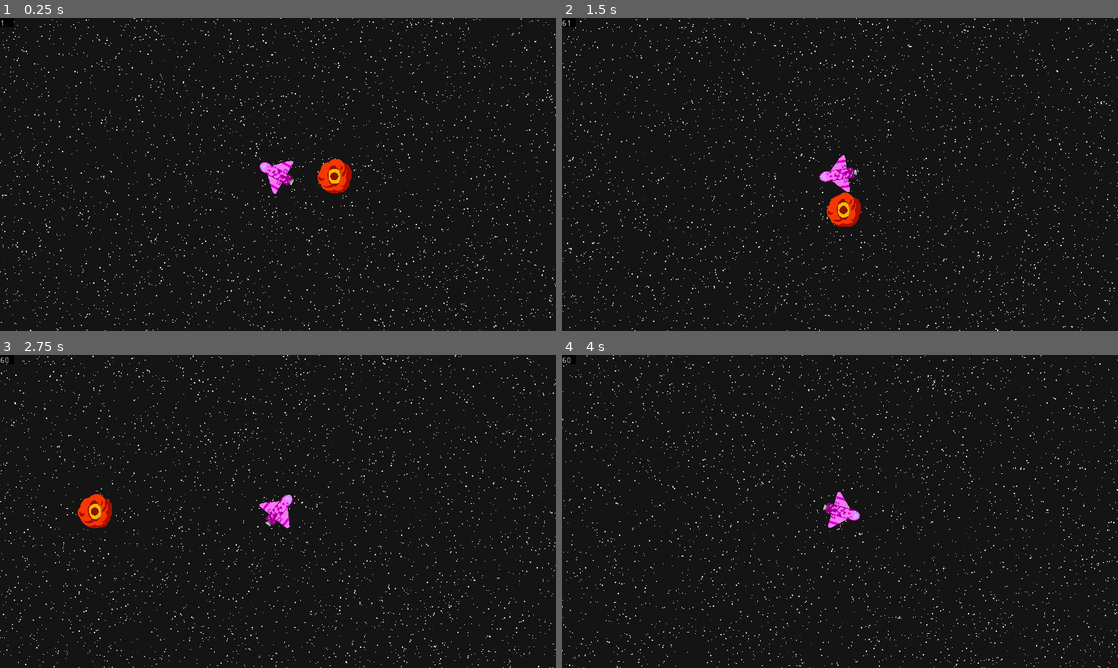
Above: before the commit, frames 1-4 (two rows, left to right).
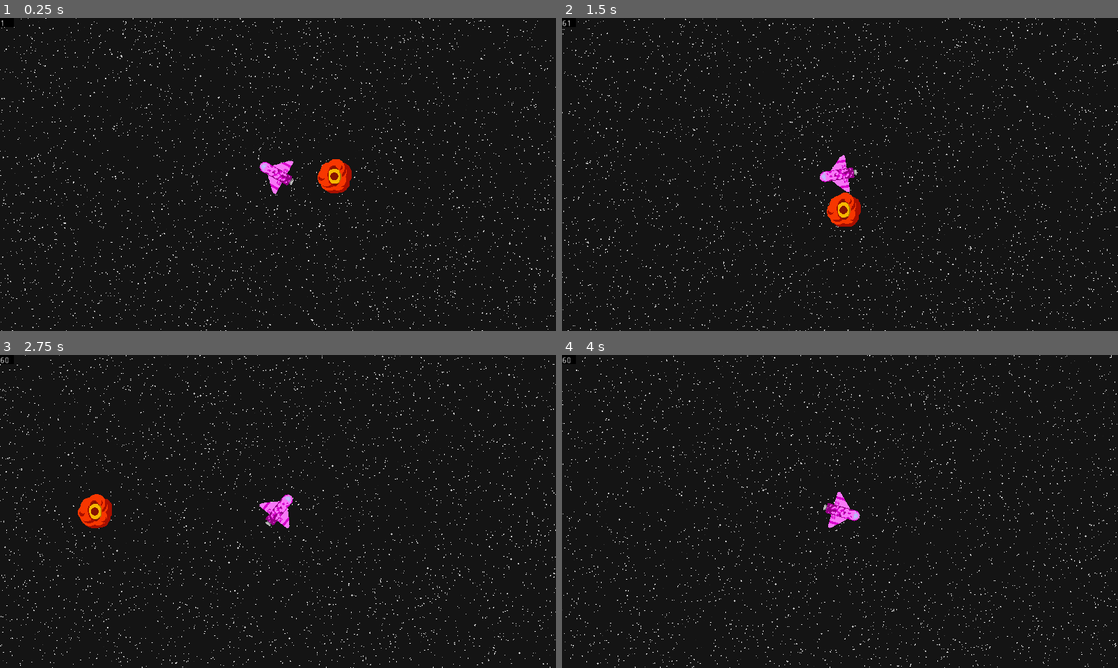
Above: after the commit, the same moments.

Repository: Jellonator/04-Space-Shooter
Game: Godot game, scene res://World/Game.tscn
Same seed, same stepped clock (60 frames per second), same inputs: the game is played once before the commit and once after it.
Inputs (mouse positions are in pixels of both pictures, inside the frame that each line leads up to):
- Up to frame 1 (0.25 s): no input
- Up to frame 2 (1.5 s): move the mouse to (962, 158) at 0.52 s; hold D (move_right) 0.53-1.28 s; hold Shift (action_shoot) 0.53-1.28 s; move the mouse to (728, 190) at 1.27 s; hold S (move_down) from 1.28 s (still down); tap Down (look_down) at 1.35 s
- Up to frame 3 (2.75 s): move the mouse to (333, 442) at 2.02 s; release S (move_down) at 2.03 s; hold D (move_right) from 2.03 s (still down); hold Left (look_left) from 2.03 s (still down)
- Up to frame 4 (4 s): move the mouse to (812, 574) at 2.77 s; release D (move_right) at 2.78 s; release Left (look_left) at 2.78 s; hold W (move_up) 2.78-3.53 s; tap Right (look_right) at 2.85 s; move the mouse to (1006, 558) at 3.52 s; hold A (move_left) from 3.53 s (still down); hold Up (look_up) from 3.53 s (still down)

The runs differ from the first frame. In frame 1, 3.0% of the frame differs, in the area x 0-100%, y 0-100%; in frame 2, 3.0%; in frame 3, 3.0%; in frame 4, 3.0%.

Commit message:
Changed window size to be 16:9

Diff:
--- a/Object/Player/Player.gd
+++ b/Object/Player/Player.gd
@@ -15,7 +15,7 @@
 var shot_timer := 0.0
 var velocity := Vector2(0, 0)
 var shoot_i = 0
-onready var shoot_locations = [node_front]
+onready var shoot_locations = [node_left, node_right]
 
 func _physics_process(delta):
 	var ivector := Vector2(0, 0)
--- a/Util/StarRenderer.gd
+++ b/Util/StarRenderer.gd
@@ -1,12 +1,4 @@
 extends Node2D
-
-const NUM_STARS := 512
-const MIN_STAR_SIZE := 1.15
-const MAX_STAR_SIZE := 2.0
-const MIN_STAR_DEPTH := 5.0
-const MAX_STAR_DEPTH := 15.0
-var stars = []
-var gradient: Gradient = Gradient.new()
 
 onready var node_particles := $ParallaxBackground/ParallaxLayer/Particles2D
 onready var shader_mat := node_particles.process_material as ShaderMaterial
--- a/Util/StarRenderer.shader
+++ b/Util/StarRenderer.shader
@@ -4,7 +4,7 @@
 uniform vec2 offset;
 
 const vec2 PADDING = vec2(4.0, 4.0);
-const vec2 SCREEN_SIZE = vec2(1024.0, 600.0);
+const vec2 SCREEN_SIZE = vec2(960.0, 540.0);
 const float MAX_PARTICLE_SIZE = 3.0;
 const float MIN_PARTICLE_SIZE = 1.0;
 const float MIN_DEPTH = 1.0;
--- a/Util/StarRenderer.tscn
+++ b/Util/StarRenderer.tscn
@@ -17,13 +17,13 @@
 [node name="ParallaxLayer" type="ParallaxLayer" parent="ParallaxBackground"]
 scale = Vector2( 0.1, 1 )
 motion_scale = Vector2( 0, 0 )
-motion_offset = Vector2( -512, -300 )
+motion_offset = Vector2( -480, -270 )
 
 [node name="Particles2D" type="Particles2D" parent="ParallaxBackground/ParallaxLayer"]
 scale = Vector2( 10, 1 )
 amount = 4096
 lifetime = 2.14748e+09
 explosiveness = 1.0
-visibility_rect = Rect2( 0, 0, 1024, 600 )
+visibility_rect = Rect2( 0, 0, 960, 540 )
 process_material = SubResource( 1 )
 texture = ExtResource( 3 )
Binary file changed: Util/star.png
Not shown, added: Util/star.kra
